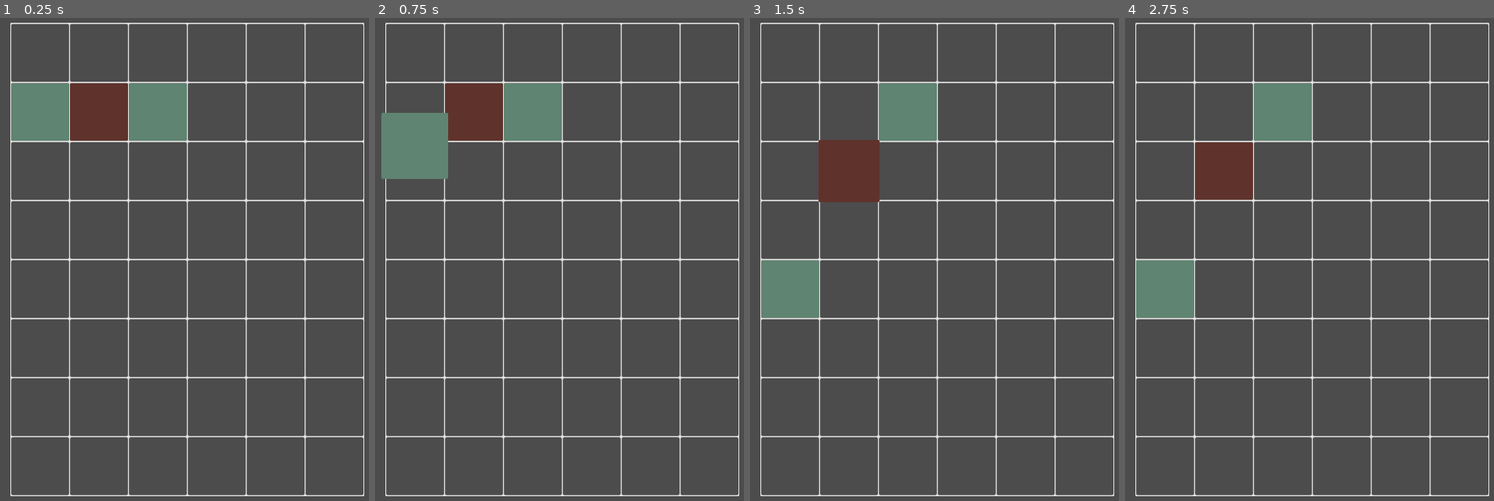
Above: before the commit, frames 1-4 (left to right).
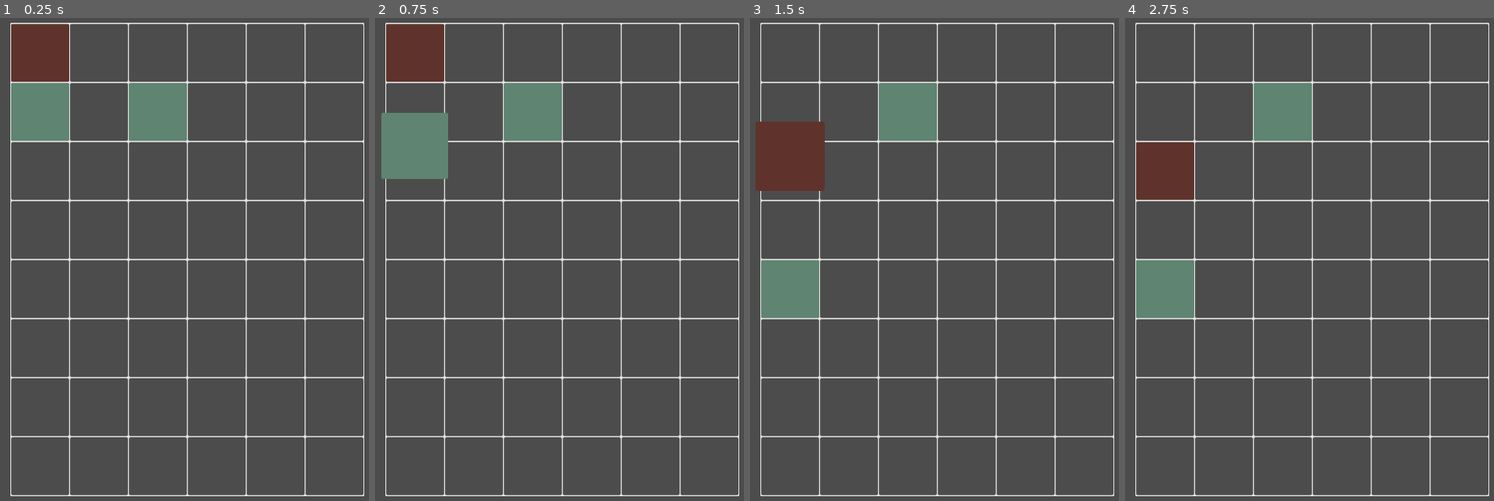
Above: after the commit, the same moments.

Repository: ax9880/genso-battle
Game: Godot game, scene res://Main.tscn
Two runs of this game, one before a commit and one after it. Both use one fixed random seed, a clock stepped at 60 frames per second and the inputs below.
Inputs (mouse positions are in pixels of both pictures, inside the frame that each line leads up to):
- Up to frame 1 (0.25 s): no input
- Up to frame 2 (0.75 s): tap Enter at 0.5 s; drag from (415, 109) to (415, 288) at 0.52 s
- Up to frame 3 (1.5 s): drag from (908, 109) to (790, 51) at 1.27 s
- Up to frame 4 (2.75 s): move the mouse to (1357, 61) at 2.02 s; click (1357, 61) at 2.17 s

The runs differ from the first frame. In frame 1, 3.7% of the frame differs, in the area x 3-35%, y 1-26%; in frame 2, 3.7%; in frame 3, 4.5%, in the area x 1-36%, y 21-39%; in frame 4, 3.7%.

Commit message:
Checking corner pincers

Diff:
--- a/Grid.gd
+++ b/Grid.gd
@@ -248,14 +248,13 @@
 
 
 func _check_pincers(active_unit: Unit, group: String) -> void:
-	# Check left to right, down to up
-
 	# List of pincers with the active unit. Horizontal, vertical, and corners
 	var leading_pincers := []
 
 	# All remaining pincers
 	var pincers := []
 
+	# Check left to right, down to up
 	# from X - 1, step -1, while > -1
 	for y in range(grid_height - 1, -1, -1):
 		var x: int = 0
@@ -268,6 +267,7 @@
 			else:
 				x += pincer.size()
 
+				_add_pincer(active_unit, leading_pincers, pincers, pincer)
 	# Check vertical pincers
 	for x in range(grid_width):
 		var y: int = grid_height - 1
@@ -280,9 +280,84 @@
 			else:
 				y -= pincer.size()
 
+				_add_pincer(active_unit, leading_pincers, pincers, pincer)
+
 	# Check corners
-
-	pass
+	_find_corner_pincers(active_unit, leading_pincers, pincers, group)
+
+
+func _find_corner_pincers(active_unit: Unit, leading_pincers: Array, pincers: Array, group: String) -> void:
+	var corner_pincers := []
+
+	# FIXME: I can skip all this and let the method use the non-null neighbors of the corner
+	var down_left_corner: CellArea2D = _get_cell_from_coordinates(Vector2(0, grid_height - 1))
+
+	corner_pincers.push_back(_find_corner_pincer(down_left_corner,
+		[down_left_corner.get_neighbor(CellArea2D.DIRECTION.RIGHT), down_left_corner.get_neighbor(CellArea2D.DIRECTION.UP)],
+		group))
+
+	var down_right_corner: CellArea2D = _get_cell_from_coordinates(Vector2(grid_width - 1, grid_height - 1))
+
+	corner_pincers.push_back(_find_corner_pincer(down_right_corner,
+		[down_right_corner.get_neighbor(CellArea2D.DIRECTION.LEFT), down_right_corner.get_neighbor(CellArea2D.DIRECTION.UP)],
+		group))
+
+	var up_left_corner: CellArea2D = _get_cell_from_coordinates(Vector2(0, 0))
+
+	corner_pincers.push_back(_find_corner_pincer(up_left_corner,
+		[up_left_corner.get_neighbor(CellArea2D.DIRECTION.RIGHT), up_left_corner.get_neighbor(CellArea2D.DIRECTION.DOWN)],
+		group))
+
+	var up_right_corner: CellArea2D = _get_cell_from_coordinates(Vector2(grid_width - 1, 0))
+
+	corner_pincers.push_back(_find_corner_pincer(up_right_corner,
+		[up_right_corner.get_neighbor(CellArea2D.DIRECTION.LEFT), up_right_corner.get_neighbor(CellArea2D.DIRECTION.DOWN)],
+		group))
+
+	for pincer in corner_pincers:
+		if not pincer.empty():
+			_add_pincer(active_unit, leading_pincers, pincers, pincer)
+
+
+
+
+func _find_corner_pincer(corner: CellArea2D, neighbors: Array, group: String) -> Array:
+	var pincer = []
+
+	var is_pincer = false
+
+	if corner.unit != null and not corner.unit.is_in_group(group):
+		pincer.push_back(corner.unit)
+
+		for neighbor in neighbors:
+			if neighbor.unit != null and neighbor.unit.is_in_group(group):
+				pincer.push_back(neighbor.unit)
+
+				# This _will_ set the flag to true prematurely, before the other
+				# neighbor is evaluated, but that's why the flag is set to false
+				# in the other branch
+				is_pincer = true
+			else:
+				is_pincer = false
+
+				break
+
+	if is_pincer:
+		return pincer
+	else:
+		return []
+
+
+
+func _add_pincer(active_unit: Unit, leading_pincers: Array, pincers: Array, pincer: Array) -> void:
+	if pincer.empty():
+		return
+
+	if pincer.find(active_unit) != -1:
+		leading_pincers.push_back(pincer)
+	else:
+		pincers.push_back(pincer)
+
 
 
 # Returns how much to advance ? Or return the list
--- a/Main.tscn
+++ b/Main.tscn
@@ -93,7 +93,7 @@
 }
 
 [node name="Enemy" parent="Grid/Enemies" instance=ExtResource( 3 )]
-position = Vector2( 152, 144 )
+position = Vector2( 56, 48 )
 
 [node name="Units" type="Node2D" parent="Grid"]
 __meta__ = {
